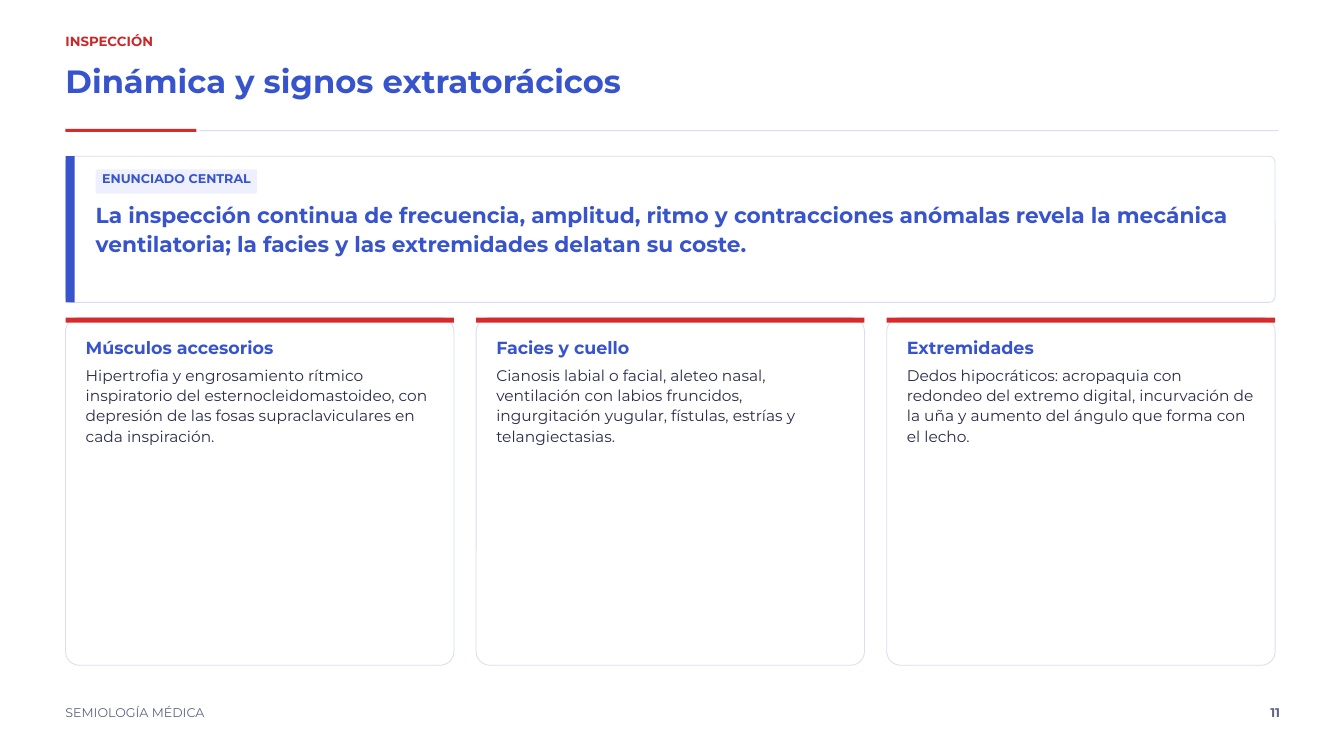
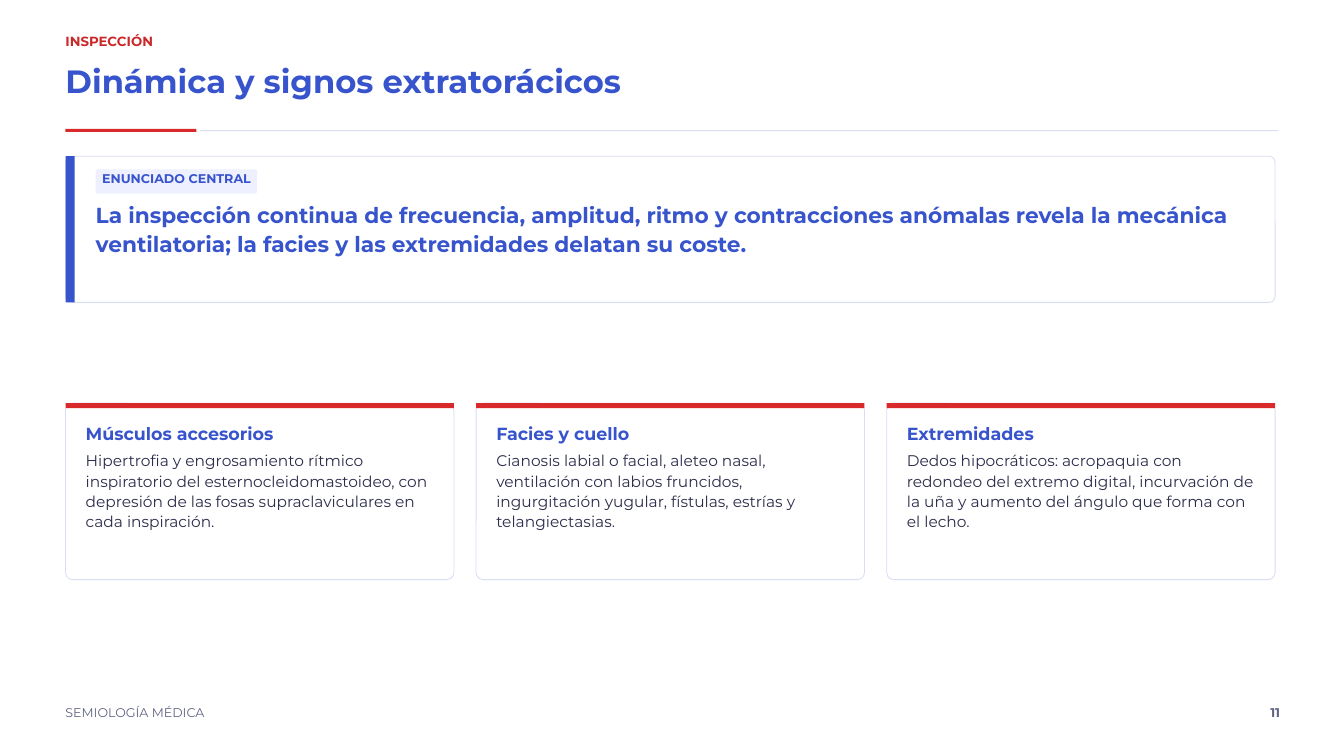
Before and after one commit to rpsin9096/slide-repo-v1, a slide deck: slide 11 of decks/semiotecnia-torax/semiotecnia_del_torax.pptx. Drawn at 1344x756 pixels with LibreOffice and Linux fonts; fonts in the diff are those of the drawing. Boxes give left, top, right and bottom in pixels: in the first picture for what was removed or moved away, otherwise in the second. Text is boxed around its words. In the diff, an @@ line names an element or a change of style, - is before the commit and + after.

```diff
--- a/decks/semiotecnia-torax/semiotecnia_del_torax.pptx
+++ b/decks/semiotecnia-torax/semiotecnia_del_torax.pptx
@@ rounded rectangle: place and size @@
-rounded rectangle at [66,318,454,665]
+rounded rectangle at [66,403,454,580]
@@ rounded rectangle: place and size @@
-rounded rectangle at [476,318,864,665]
+rounded rectangle at [476,403,864,580]
@@ rounded rectangle: place and size @@
-rounded rectangle at [887,318,1275,665]
+rounded rectangle at [887,403,1275,580]
@@ 3 rectangles: place and size @@
-3 rectangles at [66,318,1275,323]
+3 rectangles at [66,403,1275,408]
@@ text "Músculos accesorios": place and size @@
-text "Músculos accesorios" at [86,340,428,445]
+text "Músculos accesorios" at [86,426,428,530]
@@ text "Facies y cuello": place and size @@
-text "Facies y cuello" at [496,340,795,445]
+text "Facies y cuello" at [496,426,795,530]
@@ text "Extremidades": place and size @@
-text "Extremidades" at [907,340,1254,442]
+text "Extremidades" at [907,426,1254,527]
```
Also in this commit, not shown: 3 other slides changed, 3 other files.
